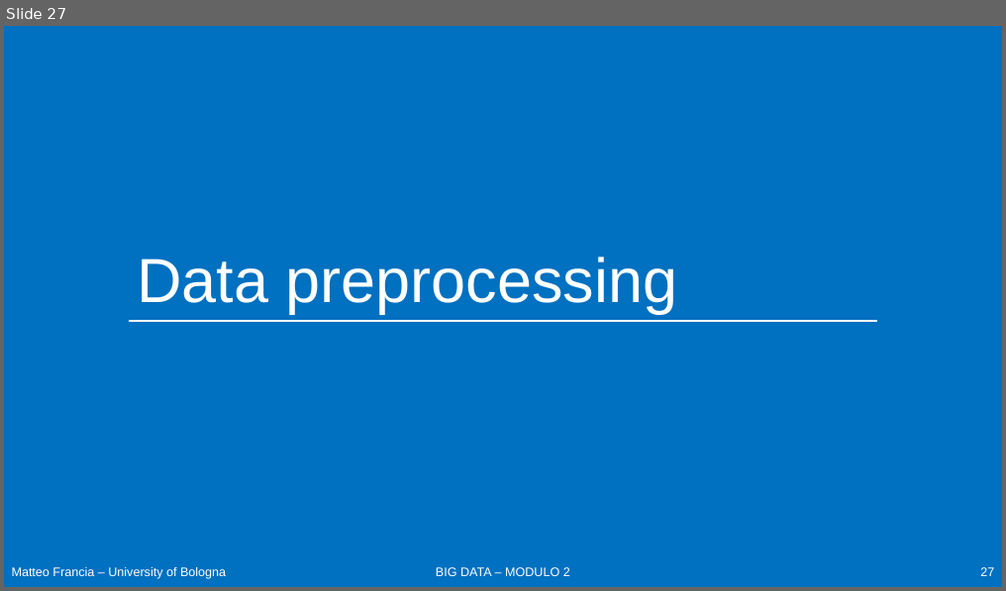
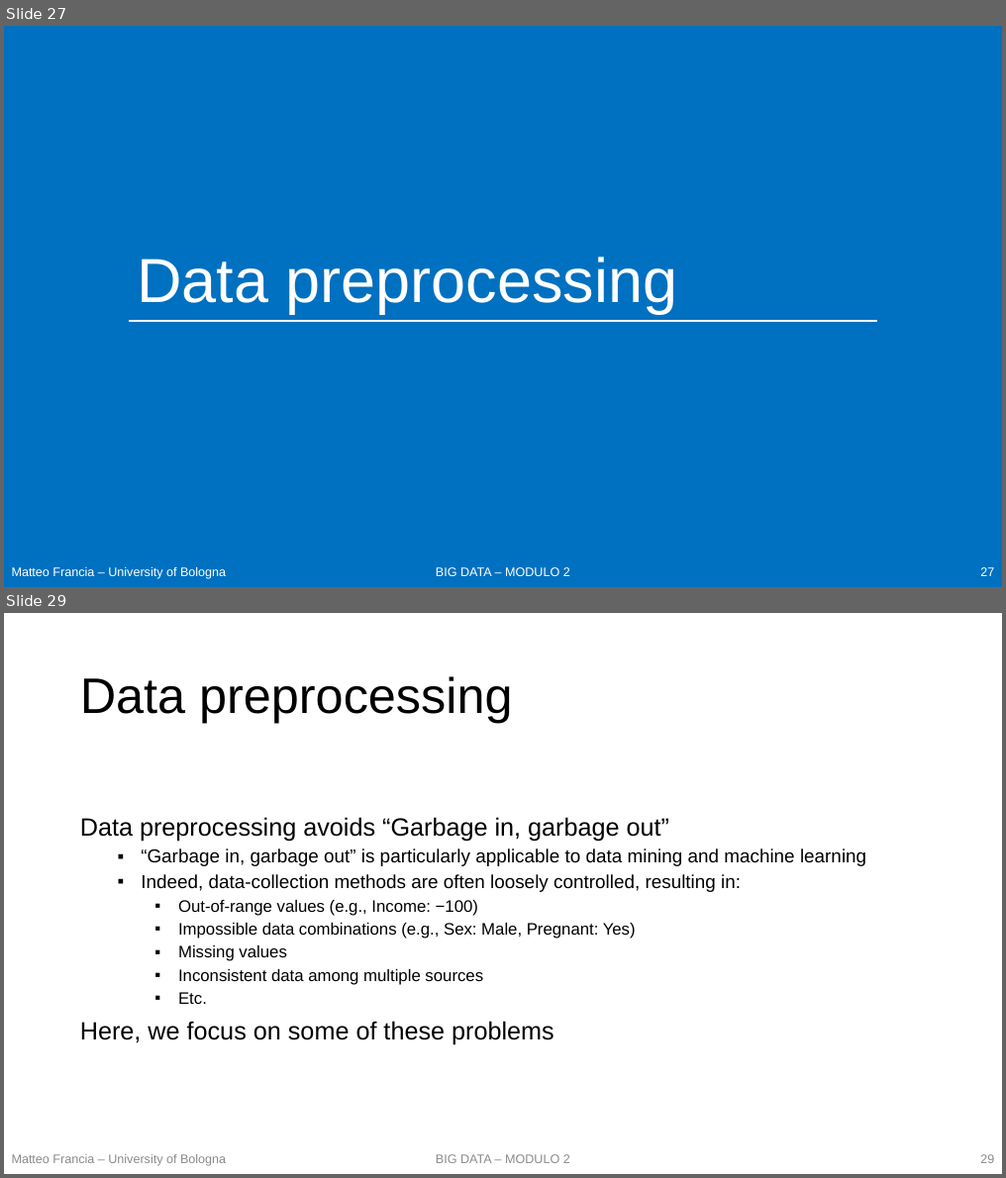
Before and after one commit to w4bo/teaching-handsondatapipelines, a slide deck: 01 - DataPreprocessing/slides.pptx. Shown one above the other, each under a label of ours: slide 27 before the commit, slides 27 and 29 after it; the slides between them are not shown. The pictures are 1006x591 and 1006x1178 pixels, drawn with LibreOffice and Linux fonts; fonts in the diff are those of the drawing. Boxes give left, top, right and bottom in pixels: in the first picture for what was removed or moved away, otherwise in the second. Text is boxed around its words. In the diff, an @@ line names an element or a change of style, - is before the commit and + after.

Commit message:
working on data preprocessing

```diff
--- a/01 - DataPreprocessing/slides.pptx
+++ b/01 - DataPreprocessing/slides.pptx
@@ slide 29 added at (4,613,1002,1174), background #FFFFFF @@
@@ title added at (80,676,512,723), 48 pt, text #000000 @@
+Data preprocessing
@@ text added at (80,817,866,1046), 18 pt, text #000000 @@
+Data preprocessing avoids “Garbage in, garbage out”
+  ▪ “Garbage in, garbage out” is particularly applicable to data mining and machine learning
+  ▪ Indeed, data-collection methods are often loosely controlled, resulting in:
+    ▪ Out-of-range values (e.g., Income: −100)
+    ▪ Impossible data combinations (e.g., Sex: Male, Pregnant: Yes)
+    ▪ Missing values
+    ▪ Inconsistent data among multiple sources
+    ▪ Etc.
+Here, we focus on some of these problems
@@ text added at (12,1155,226,1166), 12 pt, text #8C8C8C @@
+Matteo Francia – University of Bologna
@@ text added at (436,1155,570,1163), 12 pt, text #8C8C8C @@
+BIG DATA – MODULO 2
@@ page number added at (980,1155,994,1163), 12 pt, text #8C8C8C @@
+29
```
Also in this commit, not shown: 1 slide changed, 3 other slides added, 2 other files.
